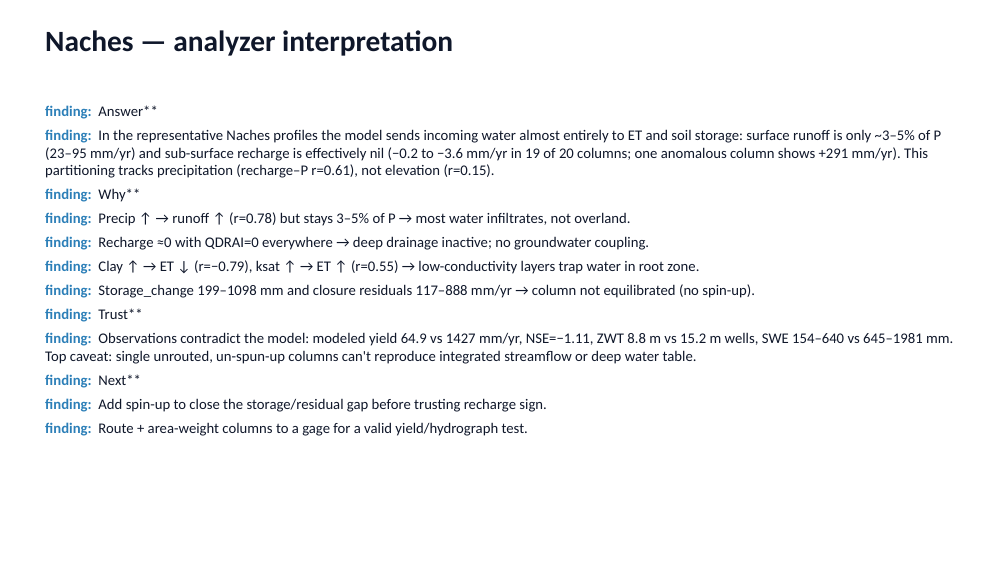
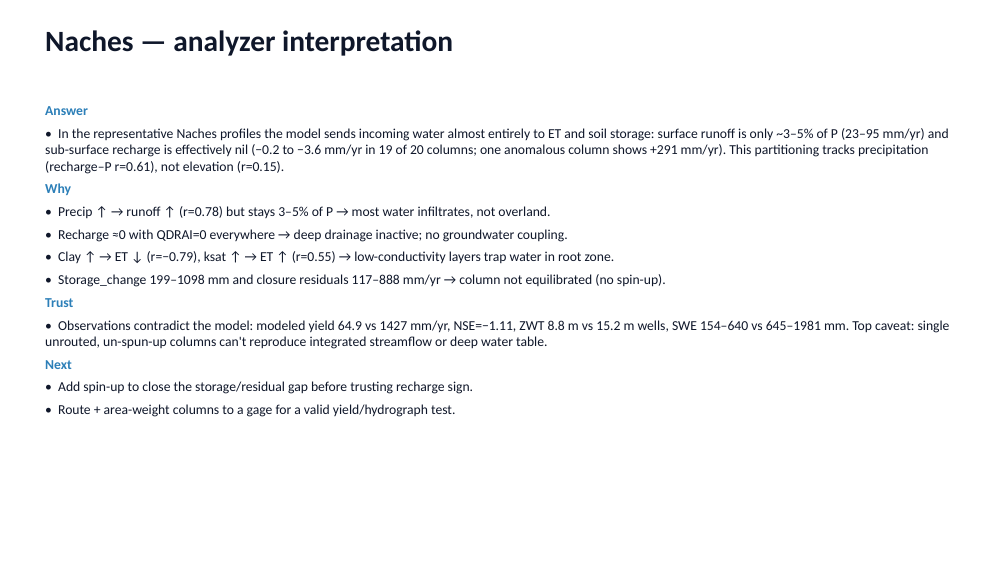
Before and after one commit to hoangtv1899/multi-agent-framework, a slide deck: slide 6 of docs/slides/story_20260704.pptx (slide 5 before the commit). Drawn at 1008x567 pixels with LibreOffice and Linux fonts; fonts in the diff are those of the drawing. Boxes give left, top, right and bottom in pixels: in the first picture for what was removed or moved away, otherwise in the second. Text is boxed around its words. In the diff, an @@ line names an element or a change of style, - is before the commit and + after.

```diff
--- a/docs/slides/story_20260704.pptx
+++ b/docs/slides/story_20260704.pptx
@@ text at (x1=45, y1=106, x2=950, y2=417): text changed; size 14 to 13 pt @@
-finding: Answer**
-finding: In the representative Naches profiles the model sends incoming water almost entirely to ET and soil storage: surface runoff is only ~3–5% of P (23–95 mm/yr) and sub-surface recharge is effectively nil (−0.2 to −3.6 mm/yr in 19 of 20 columns; one anomalous column shows +291 mm/yr). This partitioning tracks precipitation (recharge–P r=0.61), not elevation (r=0.15).
-finding: Why**
-finding: Precip ↑ → runoff ↑ (r=0.78) but stays 3–5% of P → most water infiltrates, not overland.
-finding: Recharge ≈0 with QDRAI=0 everywhere → deep drainage inactive; no groundwater coupling.
-finding: Clay ↑ → ET ↓ (r=−0.79), ksat ↑ → ET ↑ (r=0.55) → low-conductivity layers trap water in root zone.
-finding: Storage_change 199–1098 mm and closure residuals 117–888 mm/yr → column not equilibrated (no spin-up).
-finding: Trust**
-finding: Observations contradict the model: modeled yield 64.9 vs 1427 mm/yr, NSE=−1.11, ZWT 8.8 m vs 15.2 m wells, SWE 154–640 vs 645–1981 mm. Top caveat: single unrouted, un-spun-up columns can't reproduce integrated streamflow or deep water table.
-finding: Next**
-finding: Add spin-up to close the storage/residual gap before trusting recharge sign.
-finding: Route + area-weight columns to a gage for a valid yield/hydrograph test.
+Answer
+• In the representative Naches profiles the model sends incoming water almost entirely to ET and soil storage: surface runoff is only ~3–5% of P (23–95 mm/yr) and sub-surface recharge is effectively nil (−0.2 to −3.6 mm/yr in 19 of 20 columns; one anomalous column shows +291 mm/yr). This partitioning tracks precipitation (recharge–P r=0.61), not elevation (r=0.15).
+Why
+• Precip ↑ → runoff ↑ (r=0.78) but stays 3–5% of P → most water infiltrates, not overland.
+• Recharge ≈0 with QDRAI=0 everywhere → deep drainage inactive; no groundwater coupling.
+• Clay ↑ → ET ↓ (r=−0.79), ksat ↑ → ET ↑ (r=0.55) → low-conductivity layers trap water in root zone.
+• Storage_change 199–1098 mm and closure residuals 117–888 mm/yr → column not equilibrated (no spin-up).
+Trust
+• Observations contradict the model: modeled yield 64.9 vs 1427 mm/yr, NSE=−1.11, ZWT 8.8 m vs 15.2 m wells, SWE 154–640 vs 645–1981 mm. Top caveat: single unrouted, un-spun-up columns can't reproduce integrated streamflow or deep water table.
+Next
+• Add spin-up to close the storage/residual gap before trusting recharge sign.
+• Route + area-weight columns to a gage for a valid yield/hydrograph test.
```
Also in this commit, not shown: 4 other slides changed, 2 slides added, 1 other file.
